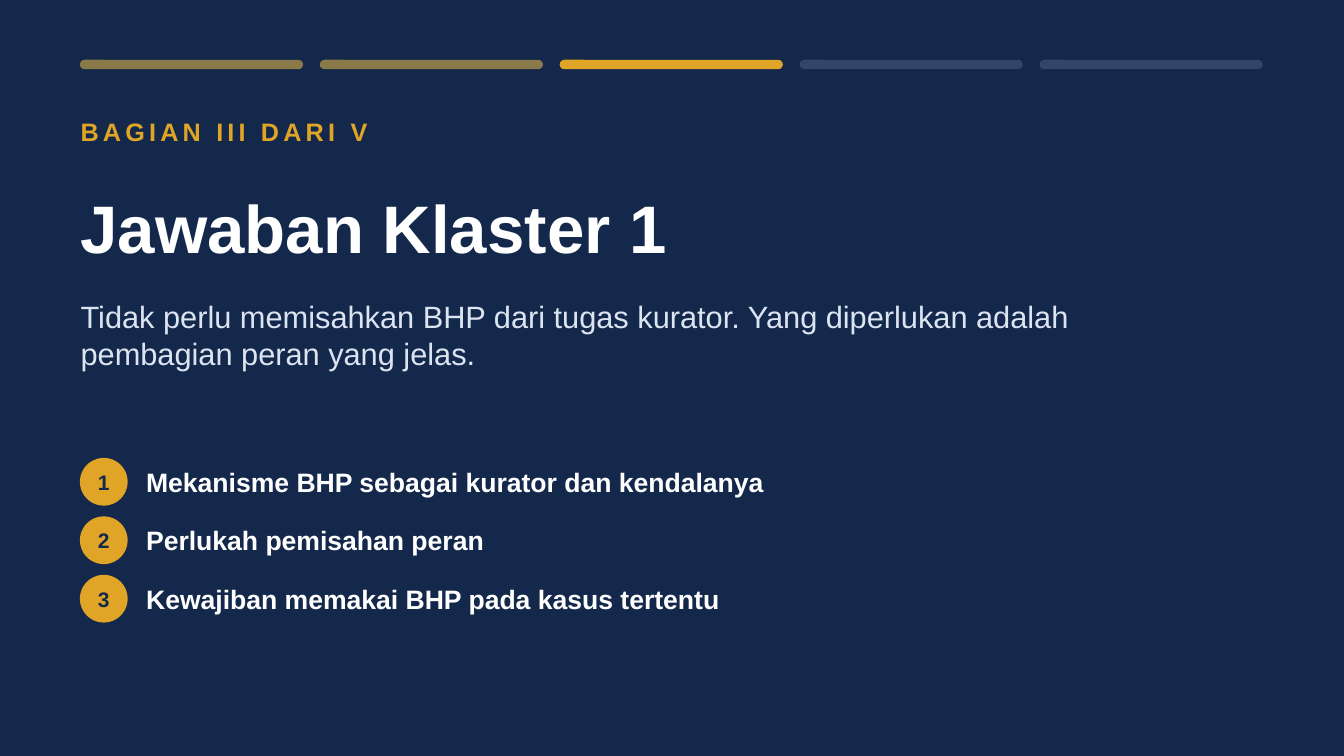
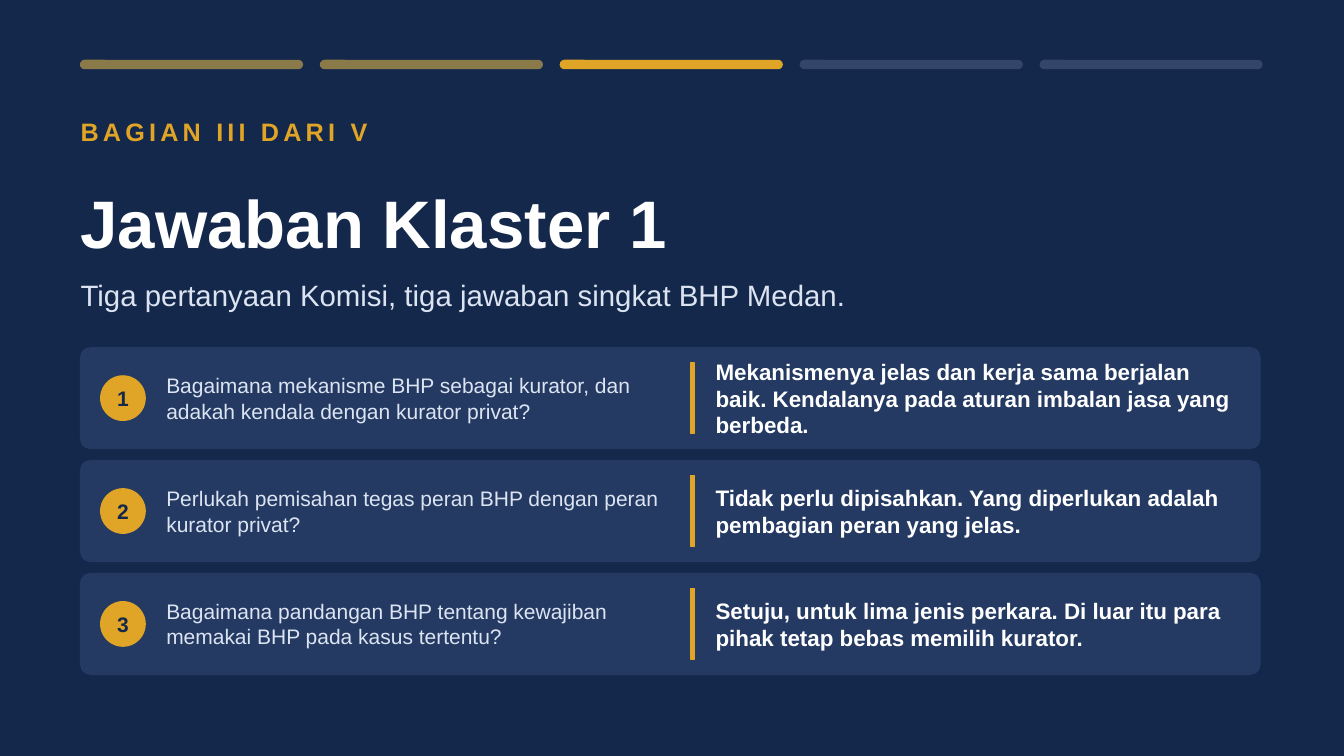
Before and after one commit to artheralawfirm-cloud/SAPAWALI, a slide deck: slide 15 of presentasi/Paparan_BHP_Medan_RUU_Profesi_Kurator.pptx (slide 14 before the commit). Drawn at 1344x756 pixels with LibreOffice and Linux fonts; fonts in the diff are those of the drawing. Boxes give left, top, right and bottom in pixels: in the first picture for what was removed or moved away, otherwise in the second. Text is boxed around its words. In the diff, an @@ line names an element or a change of style, - is before the commit and + after.

```diff
--- a/presentasi/Paparan_BHP_Medan_RUU_Profesi_Kurator.pptx
+++ b/presentasi/Paparan_BHP_Medan_RUU_Profesi_Kurator.pptx
@@ text "Jawaban Klaster 1": place and size @@
-text "Jawaban Klaster 1" at bbox=[81, 204, 666, 254]
+text "Jawaban Klaster 1" at bbox=[81, 199, 666, 249]
@@ text at bbox=[81, 284, 845, 312]: text changed; size 22 to 21 pt @@
-Tidak perlu memisahkan BHP dari tugas kurator. Yang diperlukan adalah pembagian peran yang jelas.
+Tiga pertanyaan Komisi, tiga jawaban singkat BHP Medan.
@@ rounded rectangle added at bbox=[81, 348, 1260, 449], fill #243A63, outline #243A63 1 pt @@
@@ text "1": place and size @@
-text "1" at bbox=[98, 475, 110, 490]
+text "1" at bbox=[117, 391, 129, 406]
@@ ellipse: place and size @@
-ellipse at bbox=[81, 459, 127, 505]
+ellipse at bbox=[101, 376, 145, 420]
@@ text at bbox=[166, 378, 630, 423]: text changed; size 19 to 15 pt; text colour #FFFFFF to #DCE4F2; bold off @@
-Mekanisme BHP sebagai kurator dan kendalanya
+Bagaimana mekanisme BHP sebagai kurator, dan adakah kendala dengan kurator privat?
@@ rectangle added at bbox=[691, 363, 695, 434], fill #E0A526, outline #E0A526 1 pt @@
@@ text added at bbox=[716, 363, 1229, 434], 16 pt, text #FFFFFF, bold @@
+Mekanismenya jelas dan kerja sama berjalan baik. Kendalanya pada aturan imbalan jasa yang berbeda.
@@ rounded rectangle added at bbox=[81, 461, 1260, 562], fill #243A63, outline #243A63 1 pt @@
@@ rectangle added at bbox=[691, 476, 695, 546], fill #E0A526, outline #E0A526 1 pt @@
@@ text "2": place and size @@
-text "2" at bbox=[98, 533, 110, 548]
+text "2" at bbox=[117, 504, 129, 519]
@@ ellipse: place and size @@
-ellipse at bbox=[81, 517, 127, 564]
+ellipse at bbox=[101, 489, 145, 533]
@@ text at bbox=[166, 491, 658, 536]: text changed; size 19 to 15 pt; text colour #FFFFFF to #DCE4F2; bold off @@
-Perlukah pemisahan peran
+Perlukah pemisahan tegas peran BHP dengan peran kurator privat?
@@ text added at bbox=[716, 489, 1219, 538], 16 pt, text #FFFFFF, bold @@
+Tidak perlu dipisahkan. Yang diperlukan adalah pembagian peran yang jelas.
@@ rounded rectangle added at bbox=[81, 574, 1260, 675], fill #243A63, outline #243A63 1 pt @@
@@ rectangle added at bbox=[691, 589, 695, 659], fill #E0A526, outline #E0A526 1 pt @@
@@ text "3": place and size @@
-text "3" at bbox=[98, 592, 110, 608]
+text "3" at bbox=[117, 617, 129, 633]
@@ ellipse: place and size @@
-ellipse at bbox=[81, 576, 127, 622]
+ellipse at bbox=[101, 602, 145, 646]
@@ text at bbox=[166, 604, 606, 649]: text changed; size 19 to 15 pt; text colour #FFFFFF to #DCE4F2; bold off @@
-Kewajiban memakai BHP pada kasus tertentu
+Bagaimana pandangan BHP tentang kewajiban memakai BHP pada kasus tertentu?
@@ text added at bbox=[716, 602, 1220, 651], 16 pt, text #FFFFFF, bold @@
+Setuju, untuk lima jenis perkara. Di luar itu para pihak tetap bebas memilih kurator.
```
Also in this commit, not shown: 24 other slides changed, 2 slides added, 6 other files.
